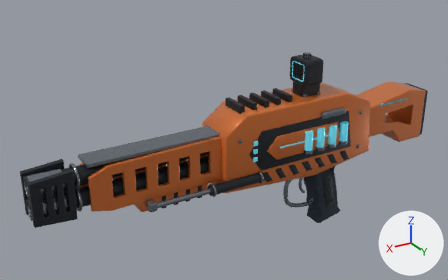
Renders of the glTF model assets/weapons/structural_v1/bastion-breaker.glb from each side of a commit.
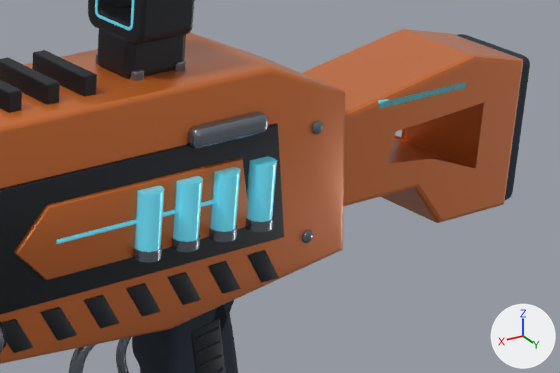
Each version appears first whole from a 50 mm lens placed at (2.45, 3.41, 2.1), pointed at (0.32, -0.15, 0.32), and next in a close-up on the part from 59% to 98% of the width and 26% to 67% of the height. The axes (+X, +Y, +Z) are drawn at lower right. The lights are the same throughout. The first two pictures are the older version. Where no turn or scale is listed for an object, it has been applied to the vertices. Vertices at exactly the same position are counted once.

Script lines for the objects in view, before the commit:
```python
me_mesh_1 = bpy.data.meshes.new('Mesh_1')
me_mesh_1.from_pydata(...)  # 2168 vertices, 4224 faces; spans x -0.62..1.78, y -0.21..0.21, z -0.36..0.66
me_mesh_1.materials.append(mat_sculpt_frame)  # black #22262c
me_mesh_11 = bpy.data.meshes.new('Mesh_11')
me_mesh_11.from_pydata(...)  # 152 vertices, 300 faces; spans x -0.53..-0.31, y 0.145..0.195, z 0.465..0.515
me_mesh_11.materials.append(mat_sculpt_metal)  # grey #7c858f
me_mesh_2 = bpy.data.meshes.new('Mesh_2')
me_mesh_2.from_pydata(...)  # 2336 vertices, 4496 faces; spans x -0.72..1.77, y -0.22..0.22, z -0.5..0.49
me_mesh_2.materials.append(mat_sculpt_metal)  # grey #7c858f
me_mesh_3 = bpy.data.meshes.new('Mesh_3')
me_mesh_3.from_pydata(...)  # 414 vertices, 816 faces; spans x -0.84..1.42, y -0.18..0.18, z 0.01..0.61
me_mesh_3.materials.append(mat_sculpt_coat)  # orange #d46f2a
ob_03_afterglow_shotgun__body_sculpt_coat = bpy.data.objects.new('03_Afterglow_Shotgun__body_Sculpt_coat', me_mesh_3)
ob_03_afterglow_shotgun__body_sculpt_coat.location = (0.0, 0.0, 0.0)
ob_03_afterglow_shotgun__body_sculpt_frame = bpy.data.objects.new('03_Afterglow_Shotgun__body_Sculpt_frame', me_mesh_1)
ob_03_afterglow_shotgun__body_sculpt_frame.location = (0.0, 0.0, 0.0)
ob_03_afterglow_shotgun__body_sculpt_metal = bpy.data.objects.new('03_Afterglow_Shotgun__body_Sculpt_metal', me_mesh_2)
ob_03_afterglow_shotgun__body_sculpt_metal.location = (0.0, 0.0, 0.0)
ob_03_afterglow_shotgun__bolt_sculpt_metal = bpy.data.objects.new('03_Afterglow_Shotgun__bolt_Sculpt_metal', me_mesh_11)
ob_03_afterglow_shotgun__bolt_sculpt_metal.location = (0.0, 0.0, 0.0)
# also in view: '03_Afterglow_Shotgun__stock_Sculpt_coat' at (-1.11, 0.0, 0.29); '03_Afterglow_Shotgun__stock_Sculpt_grip' at (-1.44, 0.0, 0.27); '03_Afterglow_Shotgun__optic_Sculpt_frame' at (-0.3, 0.0, 0.76); '03_Afterglow_Shotgun__body_Sculpt_glow' at (-0.14, 0.02, 0.33); '03_Afterglow_Shotgun__body_Sculpt_grip' at (-0.51, 0.0, -0.22)
```
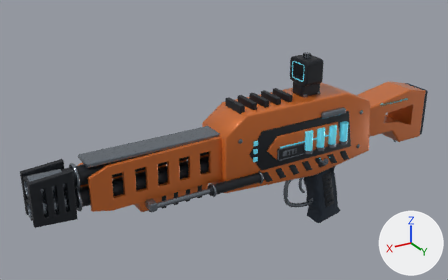
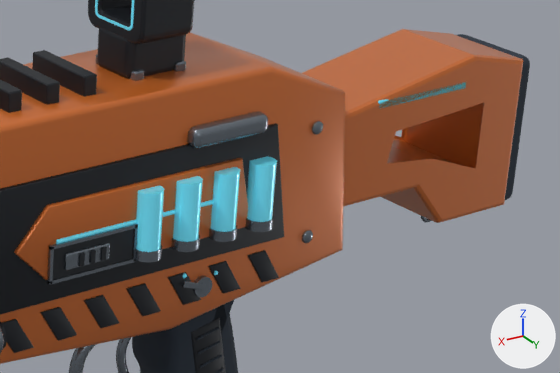
Boxes (x1, y1, x2, y2) around the edits, measured in the close-ups (560 x 373 px):
'03_Afterglow_Shotgun__bolt_Sculpt_metal', reshaped (150% wider, 310% taller)
    before: (187, 111, 268, 149)
    after: (64, 111, 268, 270)
'03_Afterglow_Shotgun__bolt_Sculpt_frame', added
    after: (79, 247, 107, 266)
'03_Afterglow_Shotgun__stock_Sculpt_metal', added (mostly hidden)
    after: (421, 216, 432, 222)
part 1 of me_mesh_1, added (black)
    after: (53, 229, 134, 280)
part 2 of me_mesh_2, added
    after: (47, 259, 135, 285)
part 3 of me_mesh_2, added
    after: (49, 224, 138, 250)
part 4 of me_mesh_2, added
    after: (132, 225, 138, 262)
part 5 of me_mesh_2, added
    after: (47, 247, 54, 285)
part 6 of me_mesh_2, added
    after: (193, 275, 212, 297)
part 7 of me_mesh_2, added
    after: (182, 281, 206, 290)
part 8 of me_mesh_11, added
    after: (64, 242, 110, 270)

Patch to the scene script:
```diff
--- a/assets/weapons/structural_v1/bastion-breaker.glb.py
+++ b/assets/weapons/structural_v1/bastion-breaker.glb.py
@@ me_mesh_1 @@
-me_mesh_1.from_pydata(...)  # 2168 vertices, 4224 faces; spans x -0.62..1.78, y -0.21..0.21, z -0.36..0.66
+me_mesh_1.from_pydata(...)  # 2176 vertices, 4236 faces; spans x -0.62..1.78, y -0.21..0.21, z -0.36..0.66
+# me_mesh_1 part 1: a new loose piece, a box spanning x -0.15..0.07, y 0.183..0.189, z 0.2375..0.3125, in mat_sculpt_frame (black #22262c)
 me_mesh_1.materials.append(mat_sculpt_frame)
@@ me_mesh_2 @@
-me_mesh_2.from_pydata(...)  # 2336 vertices, 4496 faces; spans x -0.72..1.77, y -0.22..0.22, z -0.5..0.49
+me_mesh_2.from_pydata(...)  # 2610 vertices, 4984 faces; spans x -0.72..1.77, y -0.22..0.22, z -0.5..0.49
+# me_mesh_2 part 2: a new loose piece, a box spanning x -0.16..0.08, y 0.184..0.192, z 0.229..0.237, in mat_sculpt_metal (grey #7c858f)
+# me_mesh_2 part 3: a new loose piece, a box spanning x -0.16..0.08, y 0.184..0.192, z 0.313..0.321, in mat_sculpt_metal (grey #7c858f)
+# me_mesh_2 part 4: a new loose piece, a box spanning x -0.16..-0.152, y 0.184..0.192, z 0.23..0.32, in mat_sculpt_metal (grey #7c858f)
+# me_mesh_2 part 5: a new loose piece, a box spanning x 0.072..0.08, y 0.184..0.192, z 0.23..0.32, in mat_sculpt_metal (grey #7c858f)
+# me_mesh_2 part 6: a new loose piece, a 16-sided cylinder along y spanning x -0.406..-0.354, y 0.163..0.175, z 0.079..0.131, in mat_sculpt_metal (grey #7c858f)
+# me_mesh_2 part 7: a new loose piece of 56 vertices spanning x -0.38..-0.32, y 0.17..0.18, z 0.1..0.14, in mat_sculpt_metal (grey #7c858f)
+# other edits to the shape of me_mesh_2 do not show in these pictures
 me_mesh_2.materials.append(mat_sculpt_metal)
@@ me_mesh_11 @@
-me_mesh_11.from_pydata(...)  # 152 vertices, 300 faces; spans x -0.53..-0.31, y 0.145..0.195, z 0.465..0.515
+me_mesh_11.from_pydata(...)  # 304 vertices, 600 faces; spans x -0.53..0.04, y 0.145..0.198, z 0.255..0.515
+# me_mesh_11 part 8: a new loose piece of 152 vertices spanning x -0.08..0.04, y 0.186..0.198, z 0.255..0.295, in mat_sculpt_metal (grey #7c858f)
 me_mesh_11.materials.append(mat_sculpt_metal)
@@ ob_03_afterglow_shotgun__bolt_sculpt_frame @@
+ob_03_afterglow_shotgun__bolt_sculpt_frame = bpy.data.objects.new('03_Afterglow_Shotgun__bolt_Sculpt_frame', me_mesh_13_1)  # a box spanning x -0.066..-0.054, y 0.196..0.202, z 0.26..0.29; a box spanning x -0.036..-0.024, y 0.196..0.202, z 0.26..0.29; a box spanning x -0.006..0.006, y 0.196..0.202, z 0.26..0.29; in mat_sculpt_frame (black #22262c)
+ob_03_afterglow_shotgun__bolt_sculpt_frame.location = (0.0, 0.0, 0.0)
@@ ob_03_afterglow_shotgun__stock_sculpt_metal @@
+ob_03_afterglow_shotgun__stock_sculpt_metal = bpy.data.objects.new('03_Afterglow_Shotgun__stock_Sculpt_metal', me_mesh_11_1)  # 152 vertices, 268 faces; spans x -1.3265..-1.2635, y -0.01..0.01, z 0.0025..0.075; in mat_sculpt_metal (grey #7c858f)
+ob_03_afterglow_shotgun__stock_sculpt_metal.location = (0.0, 0.0, 0.0)
```
